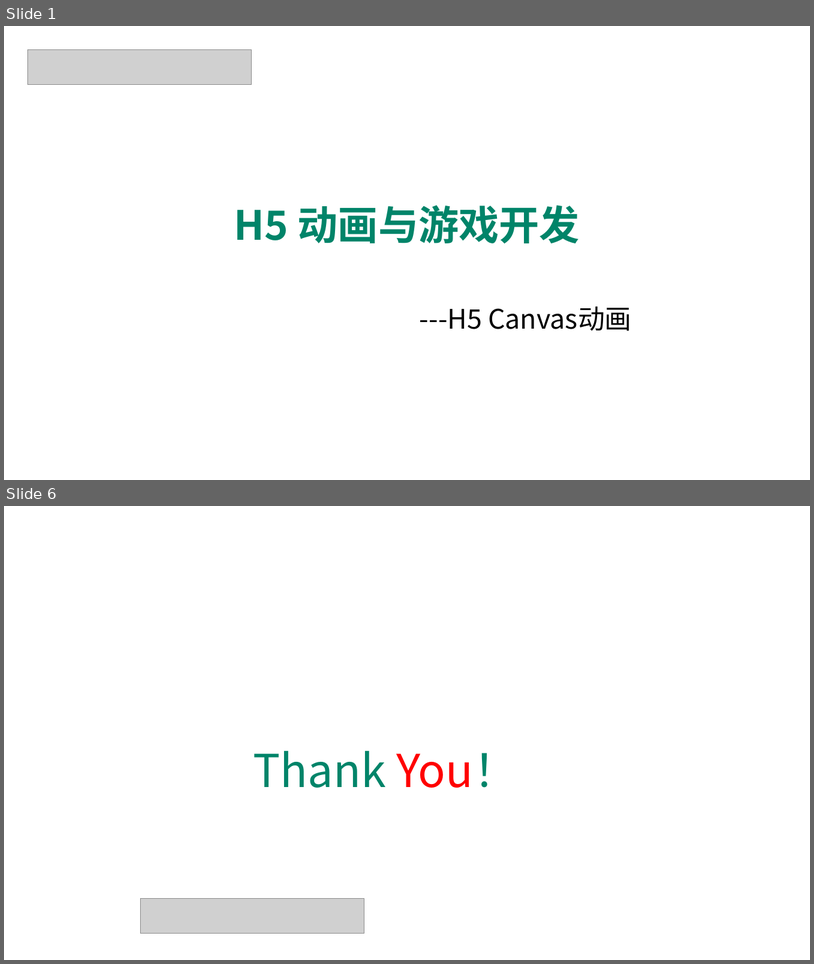
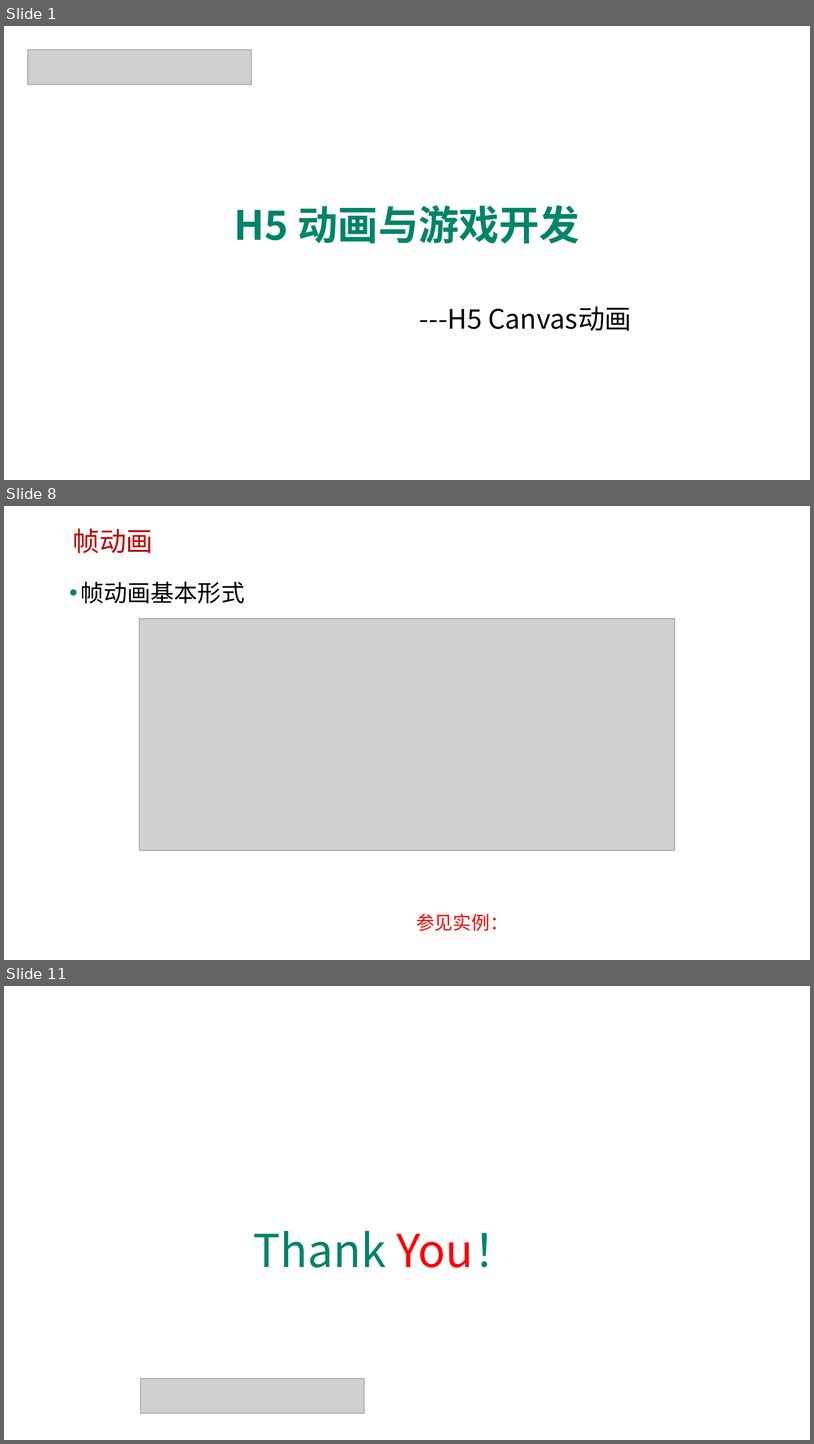
Before and after one commit to edu2act/course-H5-Animation-and-Game-Development, a slide deck: 课程PPT/（04）H5 Canvas动画.pptx. Shown one above the other, each under a label of ours: slides 1 and 6 before the commit, slides 1, 8 and 11 after it; the slides between them are not shown. The pictures are 814x964 and 814x1444 pixels, drawn with LibreOffice and Linux fonts; fonts in the diff are those of the drawing; grey boxes stand for pictures; background and template pictures are left out. Boxes give left, top, right and bottom in pixels: in the first picture for what was removed or moved away, otherwise in the second. Text is boxed around its words. In the diff, an @@ line names an element or a change of style, - is before the commit and + after.

```diff
--- a/课程PPT/（04）H5 Canvas动画.pptx
+++ b/课程PPT/（04）H5 Canvas动画.pptx
@@ slide 8 added at <box>4,506,810,960</box>, background picture (left out) @@
@@ text added at <box>72,528,153,553</box>, 32 pt, text #C00000 @@
+帧动画
@@ text added at <box>80,582,245,603</box>, 28 pt, text #000000 @@
+• 帧动画基本形式
@@ picture added at <box>139,619,675,850</box> @@
@@ text added at <box>416,913,509,931</box>, 22 pt, text #FF0000 @@
+参见实例：
@@ what was slide 6 is now slide 11 @@
```
Also in this commit, not shown: 4 slides changed, 4 other slides added, 18 other files.
